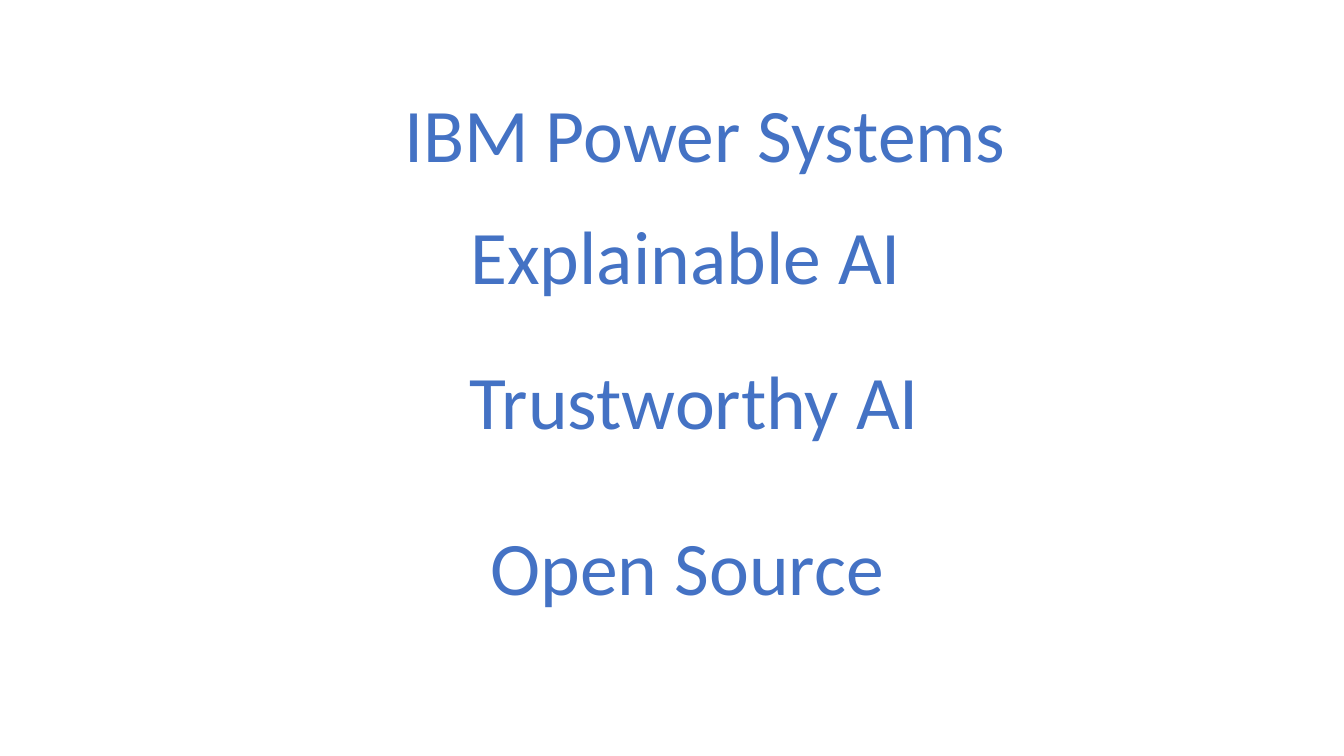
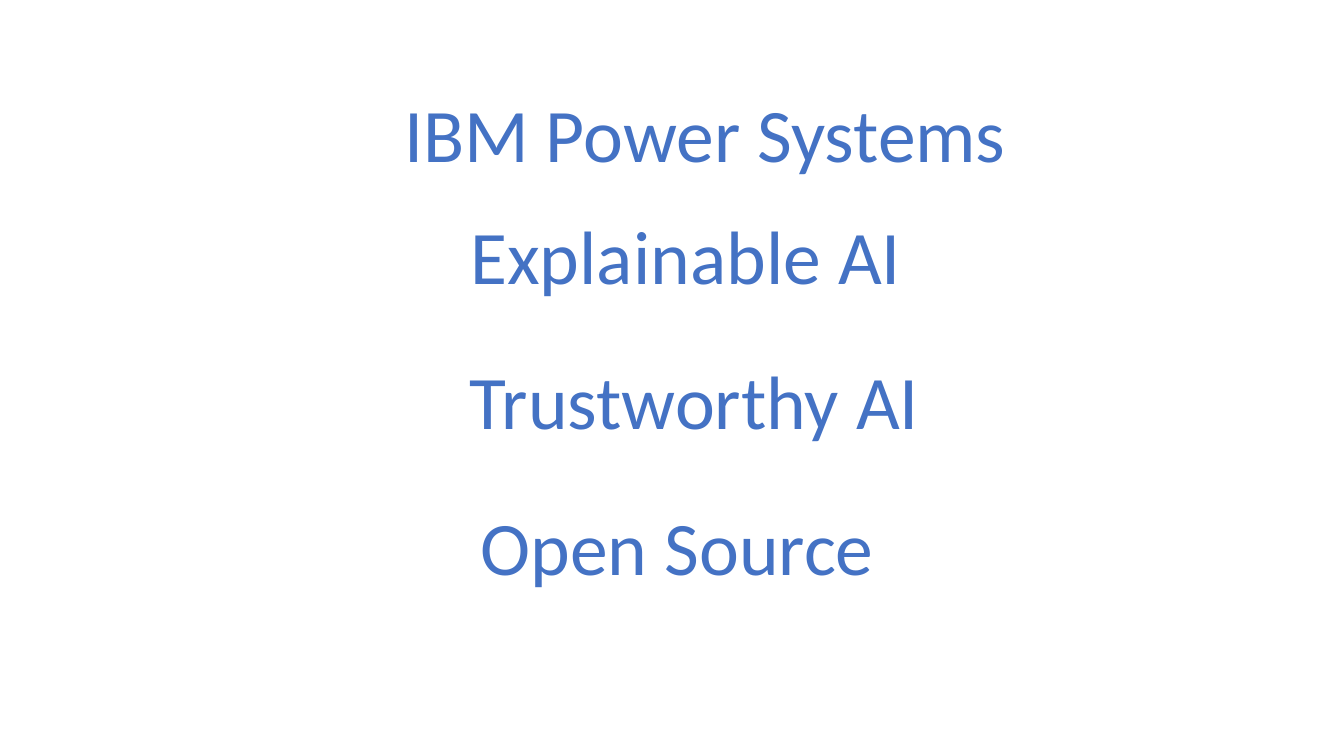
Before and after one commit to ntl-ibm/kubeflow-ppc64le-examples, a slide deck: slide 6 of explain/container_image/application/static/AI.pptx. Drawn at 1344x756 pixels with LibreOffice and Linux fonts; fonts in the diff are those of the drawing. Boxes give left, top, right and bottom in pixels: in the first picture for what was removed or moved away, otherwise in the second. Text is boxed around its words. In the diff, an @@ line names an element or a change of style, - is before the commit and + after.

```diff
--- a/explain/container_image/application/static/AI.pptx
+++ b/explain/container_image/application/static/AI.pptx
@@ text "Open Source" moved from (x1=491, y1=546, x2=884, y2=607) to (x1=481, y1=526, x2=874, y2=587) @@
```
Also in this commit, not shown: 3 slides added, 14 other files.
